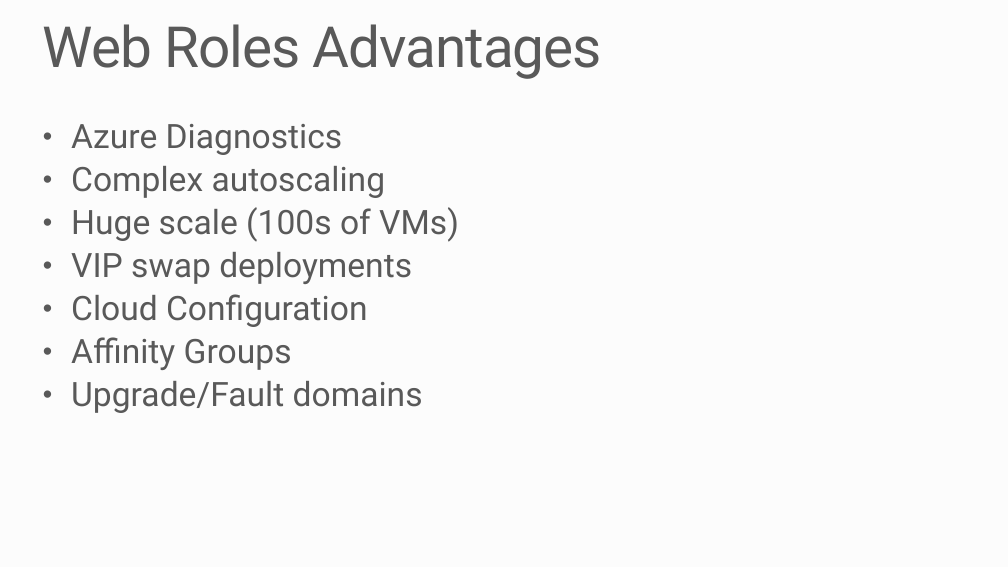
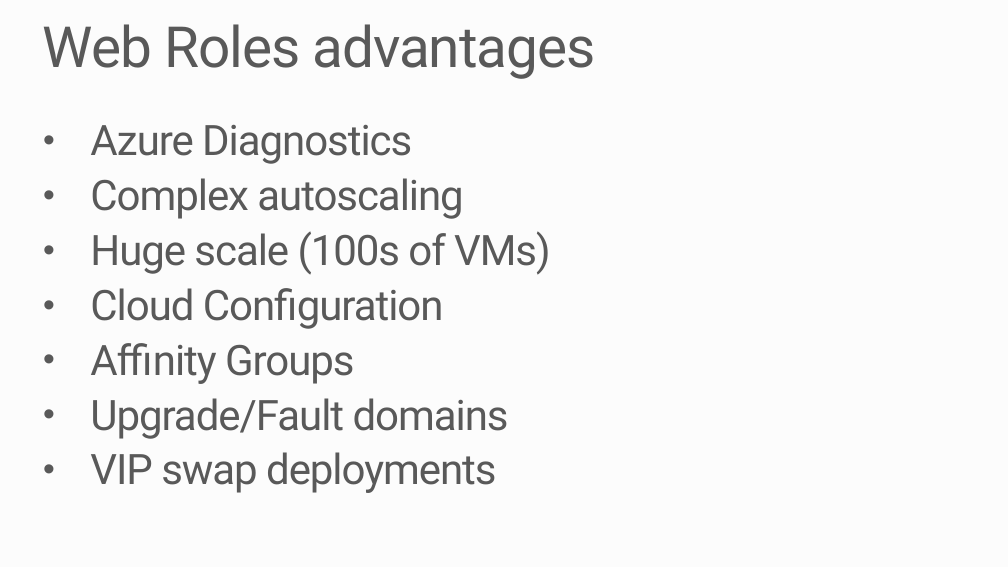
Before and after one commit to robdmoore/AzureWebAppsPresentation, a slide deck: slide 26 of Presentation.pptx (slide 21 before the commit). Drawn at 1008x567 pixels with LibreOffice and Linux fonts; fonts in the diff are those of the drawing; background and template pictures are left out. Boxes give left, top, right and bottom in pixels: in the first picture for what was removed or moved away, otherwise in the second. Text is boxed around its words. In the diff, an @@ line names an element or a change of style, - is before the commit and + after.

```diff
--- a/Presentation.pptx
+++ b/Presentation.pptx
@@ title at <box>43,24,595,79</box>: text changed @@
-Web Roles Advantages
+Web Roles advantages
@@ text at <box>90,125,550,439</box>: size 32 to 40 pt, letter spacing 0 to -1 pt in "Azure Diagnostics", "Complex autoscaling", "Huge scale (100s of VMs)", "Cloud Configuration" and 2 more places; indent changed; more space between paragraphs @@
@@ text at <box>71,252,412,284</box>: paragraph removed @@
-• VIP swap deployments
@@ text at <box>90,452,496,493</box>: paragraph added @@
+• VIP swap deployments
```
Also in this commit, not shown: 16 other slides changed, 14 slides added, 3 slides removed.
